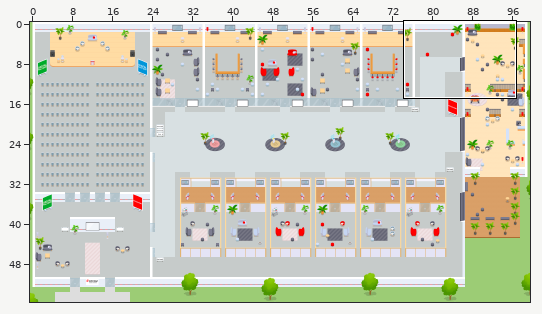
Two versions of a level (Tiled map (JSON), map.tmj). The picture above shows the old version from afar; the outline marks the close-up.
Close-up. Old version:
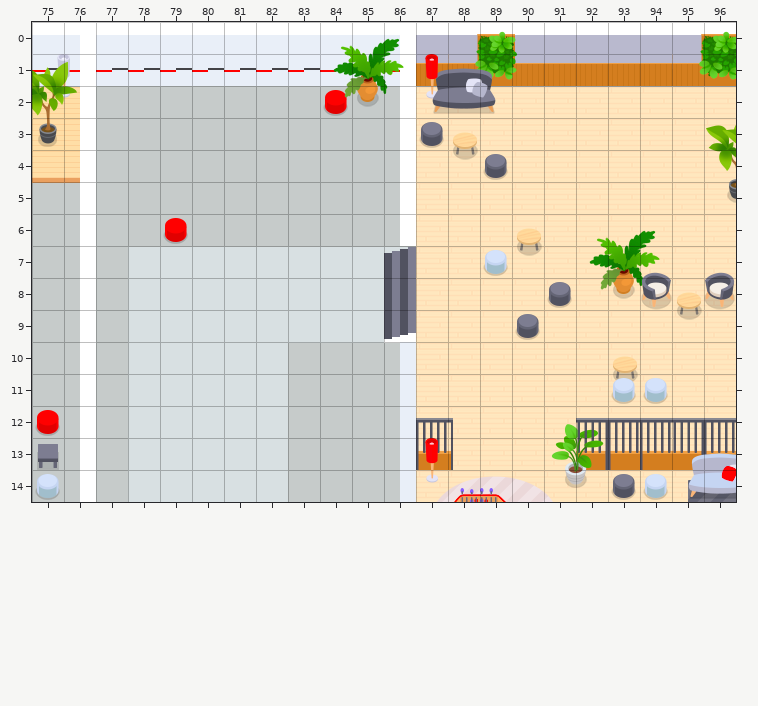
Cells are 32x32 px. Shown: x 75..96, y 0..14. The commit also changed other parts of the map, which this record leaves out. Tiles whose own drawing changed are shown in their newer look in all pictures.
And afterwards:
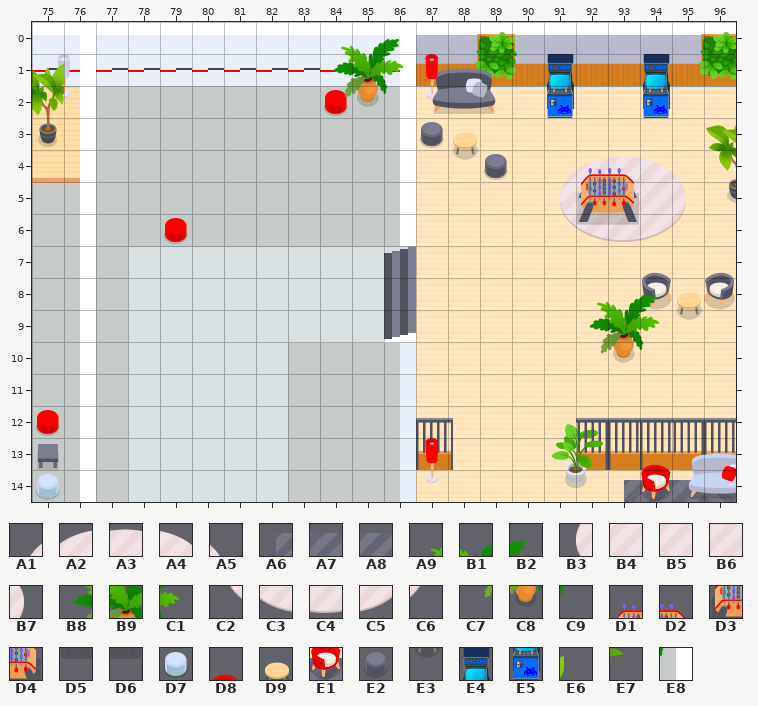
Key: from "Flat_Office": A1 0, A2 1, A3 2, A4 3, A5 4, A6 5, A7 6, A8 7, A9 23, B1 24, B2 25, B3 64, B4 65, B5 66, B6 67, B7 68, B8 87, B9 88, C1 89, C2 128, C3 129, C4 130, C5 131, C6 132, C7 151, C8 152, C9 153, D1 213, D2 214, D3 277, D4 278, D5 341, D6 342, D7 647, D8 709, D9 768, E1 773, E2 775, E3 832, E4 1103, E5 1167, E6 1568, E7 1632; from "WA_Special_Zones": E8 2.
__ is an empty cell.
Tiles replaced or removed in this view: A1, A2, A3, A4, A5, A6, A9, B1, B2, B8, B9, C1, C7, C8, C9, D1, D2, D7, D9, E2, E3, E6, E7.
See-through tiles are keyed as they look on the map.
Edits made:
Changed rows in their new state; .. is an unchanged cell.
Layer "collisions":
first column x 91:
 2 E8 .. .. E8
 5 .. E8 E8 ..
first column x 93:
10 E8
Layer "floor/floor2":
first column x 91:
 4 A1 A2 A3 A4 A5
 5 B3 B4 B5 B6 B7
 6 C2 C3 C4 C5 C6
first column x 87:
14 __ __ __ __ __ .. A6 A7 A8
Layer "furniture/furniture1":
first column x 89:
 6 .. __ .. .. .. ..
 7 __ __ .. .. .. ..
 8 .. .. __ __ __ __
 9 .. __ .. .. .. ..
10 .. .. .. C7 C8 C9
11 .. .. .. .. __ __
13 .. .. .. .. .. D8
14 .. .. .. .. __ E1
Layer "furniture/furniture2":
first column x 91:
 2 E5 .. .. E5
 5 .. D3 D4 ..
 6 .. D5 D6 ..
first column x 93:
11 __
Layer "above/above1":
first column x 92:
 4 D1 D2
first column x 88:
14 __ __
Layer "above/above2":
first column x 76:
 1 __ .. .. .. .. .. .. .. .. .. .. .. .. .. .. E4 .. .. E4
 2 __ .. .. .. .. .. .. .. .. .. .. .. .. .. .. .. .. .. ..
first column x 92:
 6 __ __ __
 7 __ __ __
 8 A9 B1 B2
 9 B8 B9 C1
Where, in picture pixels (left, top, right, bottom), the same in both close-ups:
removed: (64, 61, 77, 95)
added: (547, 54, 574, 118)
added: (643, 54, 670, 118)
changed: (483, 156, 686, 404)
changed: (611, 464, 704, 502)
removed: (437, 476, 553, 502)
